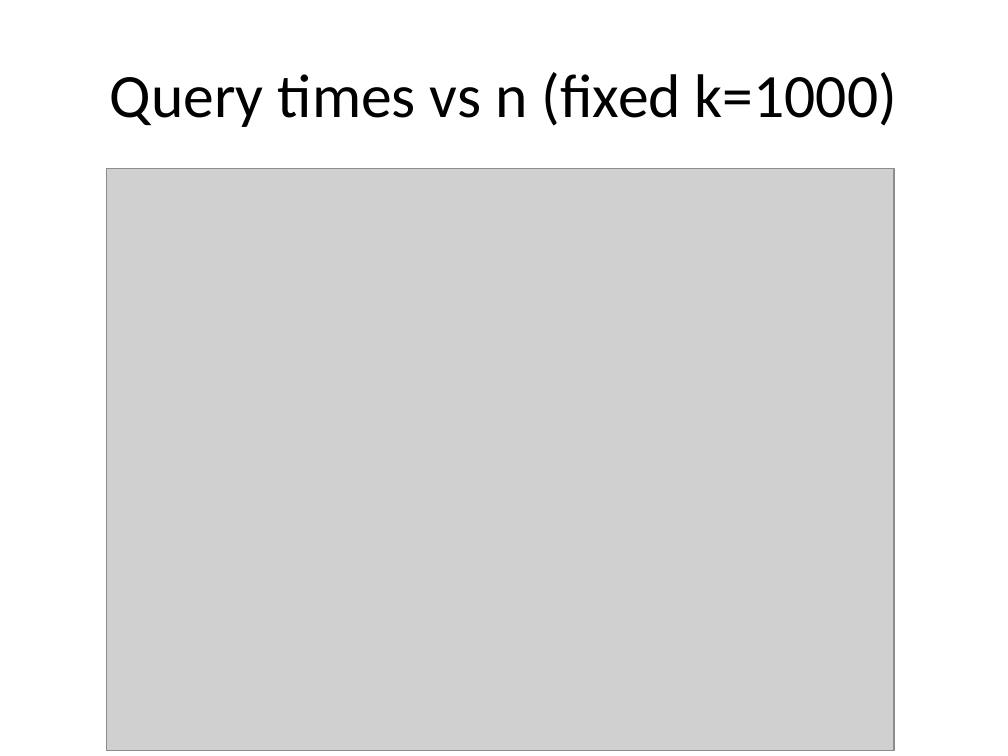
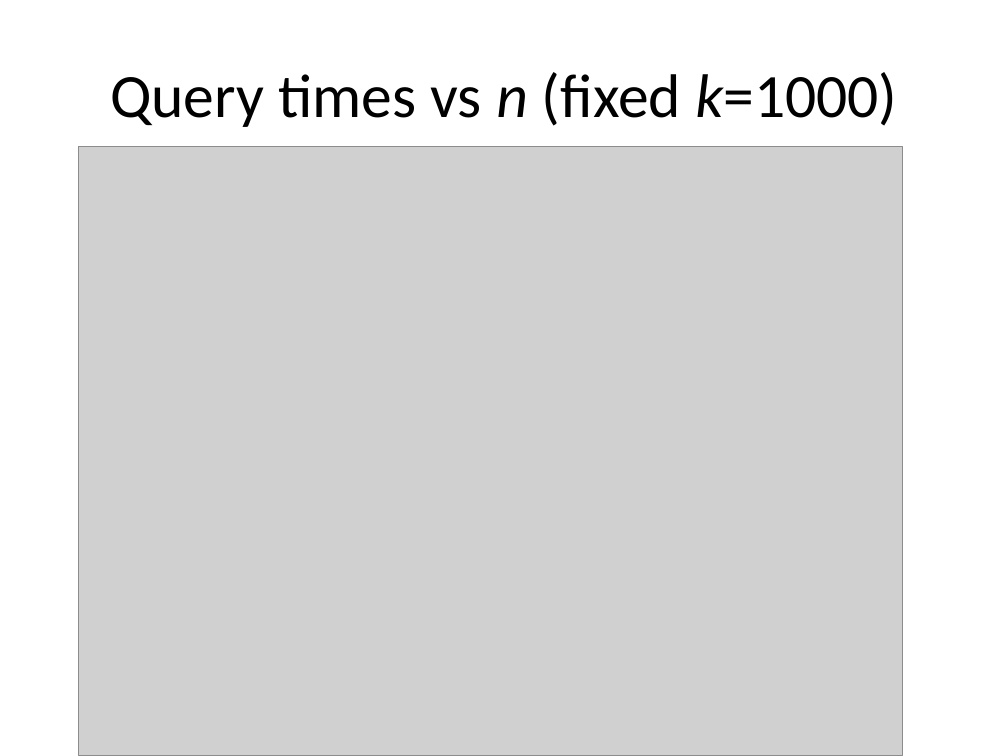
Before and after one commit to vineetgopal/fractals_paper, a slide deck: slide 27 of final_presentation.pptx. Drawn at 1008x756 pixels with LibreOffice and Linux fonts; fonts in the diff are those of the drawing; grey boxes stand for pictures. Boxes give left, top, right and bottom in pixels: in the first picture for what was removed or moved away, otherwise in the second. Text is boxed around its words. In the diff, an @@ line names an element or a change of style, - is before the commit and + after.

Commit message:
final edits to presentation

```diff
--- a/final_presentation.pptx
+++ b/final_presentation.pptx
@@ title "Query times vs n (fixed ..." at (110,72,897,127): italic on in "n k=1000)" @@
@@ picture: place and size @@
-picture at (106,168,894,750)
+picture at (79,146,903,755)
```
Also in this commit, not shown: 1 other slide changed.
